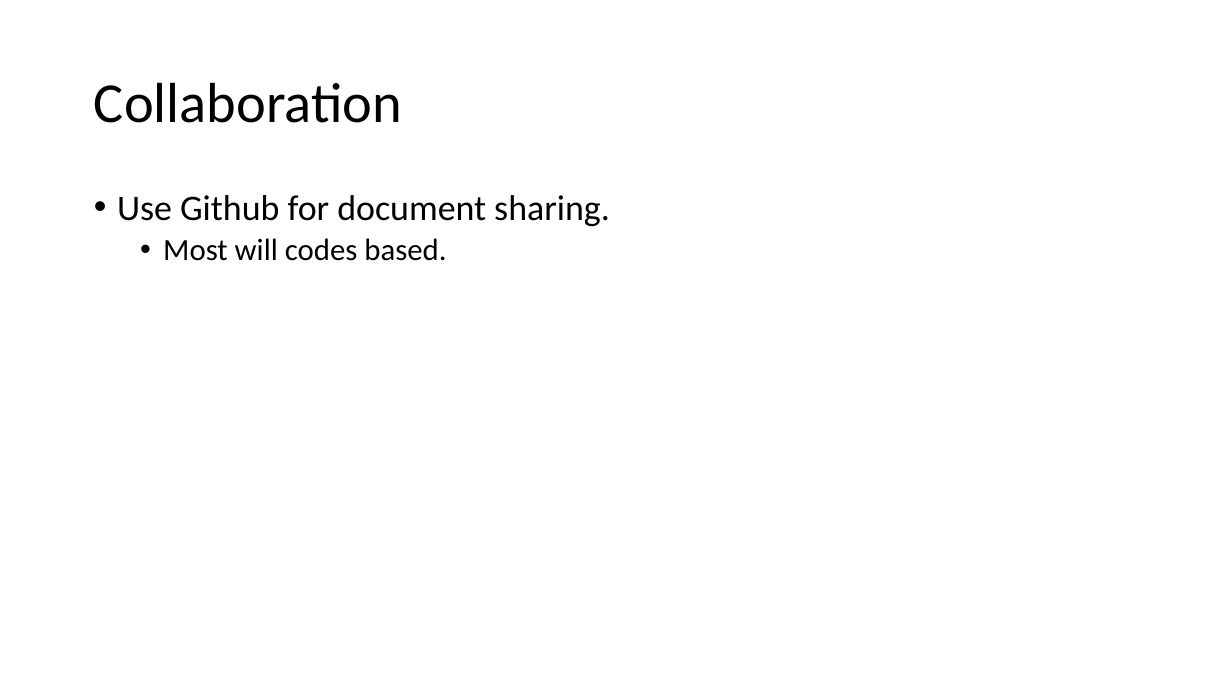
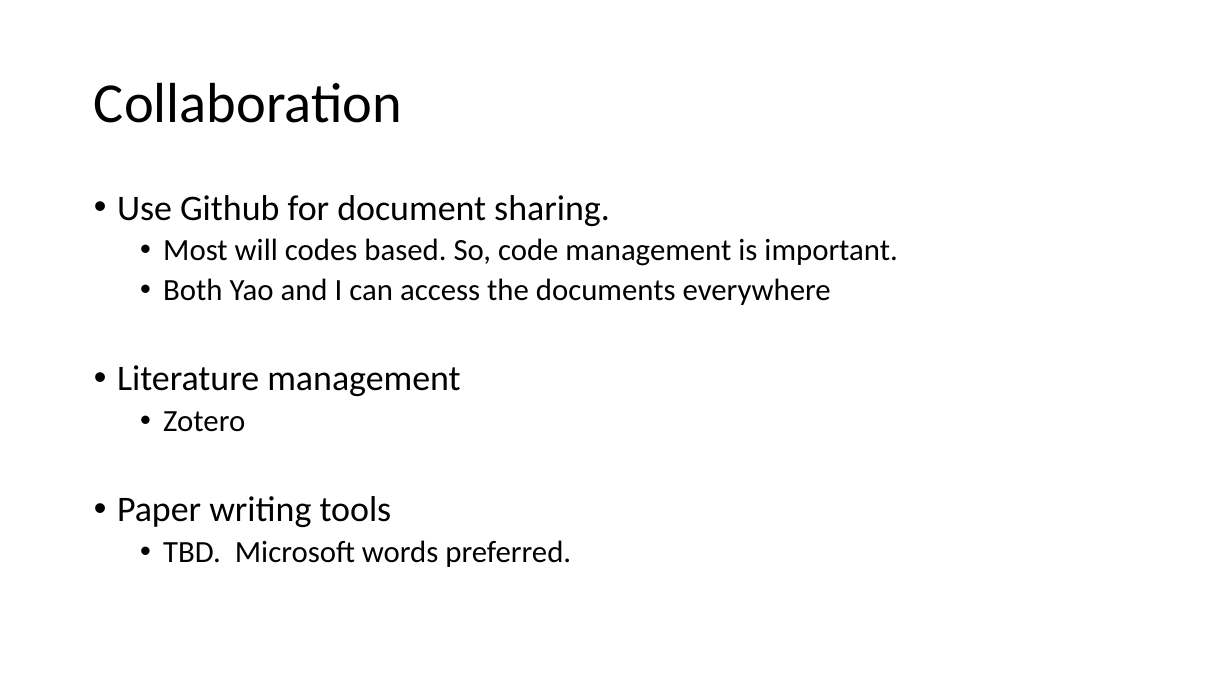
Before and after one commit to flowraining/MotorAI, a slide deck: slide 4 of 01 Planning/Master Plan.pptx. Drawn at 1232x693 pixels with LibreOffice and Linux fonts; fonts in the diff are those of the drawing. Boxes give left, top, right and bottom in pixels: in the first picture for what was removed or moved away, otherwise in the second. Text is boxed around its words. In the diff, an @@ line names an element or a change of style, - is before the commit and + after.

```diff
--- a/01 Planning/Master Plan.pptx
+++ b/01 Planning/Master Plan.pptx
@@ text at (117,238,897,567): text changed @@
-  • Most will codes based.
+  • Most will codes based. So, code management is important.
+  • Both Yao and I can access the documents everywhere
+• Literature management
+  • Zotero
+• Paper writing tools
+  • TBD. Microsoft words preferred.
```
